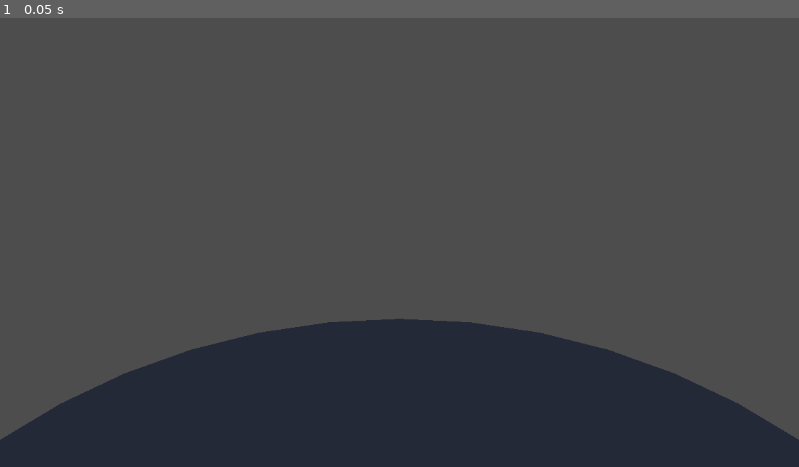
Above: before the commit, frame 1.
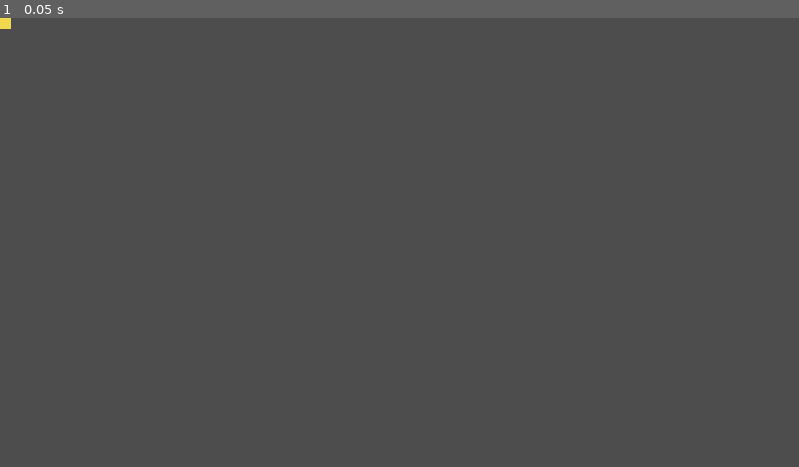
Above: after the commit, the same moment.

Repository: nikita-leonov/gravity
Game: Godot game, scene res://scenes/main.tscn
Two runs of this game, one before a commit and one after it. Both use one fixed random seed, a clock stepped at 60 frames per second and the inputs below.
Inputs:
- Up to frame 1 (0.05 s): no input

The runs differ from the first frame. In frame 1, 24% of the frame differs, in the area x 0-100%, y 0-100%.
Error before the commit: Invalid assignment of property or key 'planet_center' with value of type 'Vector2' on a base object of type 'null instance'. (res://scripts/main.gd:26)
Error after the commit: Invalid call. Nonexistent function 'set_planet' in base 'Node2D (player.gd)'. (res://scripts/main.gd:25)

Commit message:
fixed color format

Diff:
--- a/project.godot
+++ b/project.godot
@@ -1,11 +1,19 @@
+; Engine configuration file.
+; It's best edited using the editor UI and not directly,
+; since the parameters that go here are not all obvious.
+;
+; Format:
+;   [section] ; section goes between []
+;   param=value ; assign values to parameters
+
 config_version=5
 
 [application]
 
 config/name="gravity"
+run/main_scene="res://scenes/main.tscn"
 config/features=PackedStringArray("4.5", "Mobile")
 config/icon="res://icon.svg"
-run/main_scene="res://scenes/main.tscn"
 
 [rendering]
 
--- a/scenes/main.tscn
+++ b/scenes/main.tscn
@@ -1,8 +1,8 @@
 [gd_scene load_steps=4 format=3]
 
-[ext_resource type="PackedScene" path="res://scenes/planet.tscn" id="1_hmp8p"]
+[ext_resource type="PackedScene" path="res://scenes/player.tscn" id="1_hmp8p"]
 [ext_resource type="PackedScene" path="res://scenes/player.tscn" id="2_5m64q"]
-[ext_resource type="Script" path="res://scripts/main.gd" id="3_e1xaa"]
+[ext_resource type="Script" uid="uid://ca0uklmhcw5y" path="res://scripts/main.gd" id="3_e1xaa"]
 
 [node name="Main" type="Node2D"]
 	script = ExtResource("3_e1xaa")
--- a/scenes/player.tscn
+++ b/scenes/player.tscn
@@ -1,9 +1,9 @@
 [gd_scene load_steps=2 format=3]
 
-[ext_resource type="Script" path="res://scripts/player.gd" id="1_1c6a0"]
+[ext_resource type="Script" uid="uid://bsif6c18yngfq" path="res://scripts/player.gd" id="1_1c6a0"]
 
 [node name="Player" type="Node2D"]
 	script = ExtResource("1_1c6a0")
 
 [node name="Polygon2D" type="Polygon2D" parent="."]
-	color = Color(0.95, 0.85, 0.3)
+	color = Color(0.95, 0.85, 0.3, 1)
Not shown: 1 places in scenes/planet.tscn that only renumber resources
